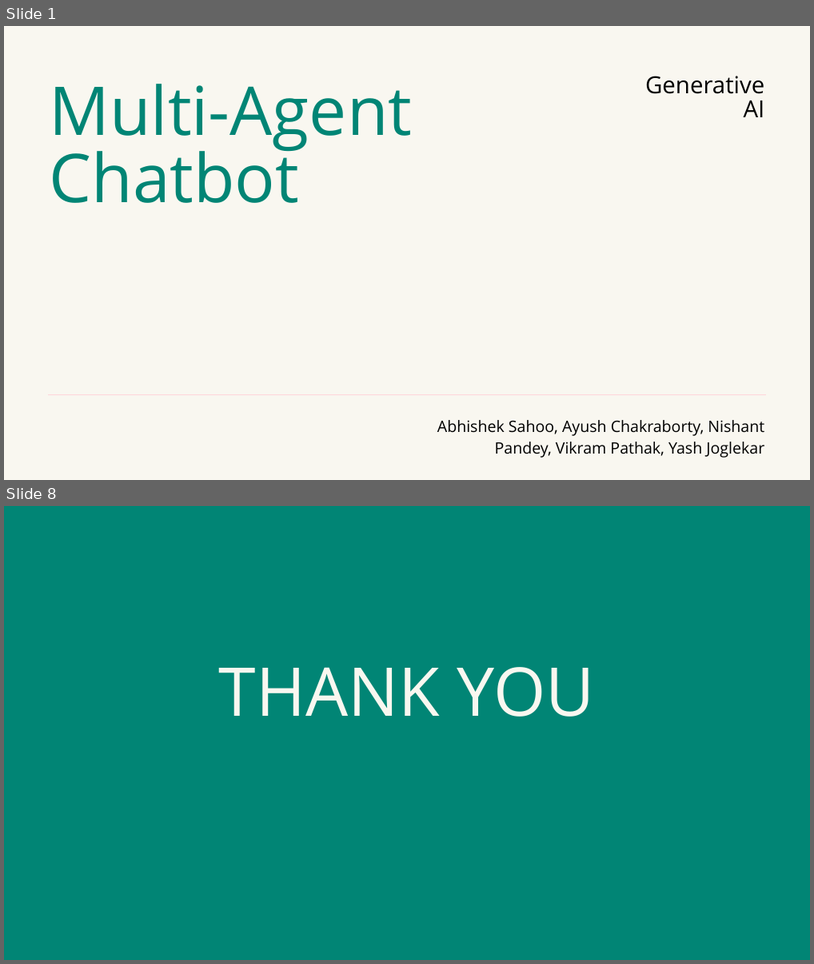
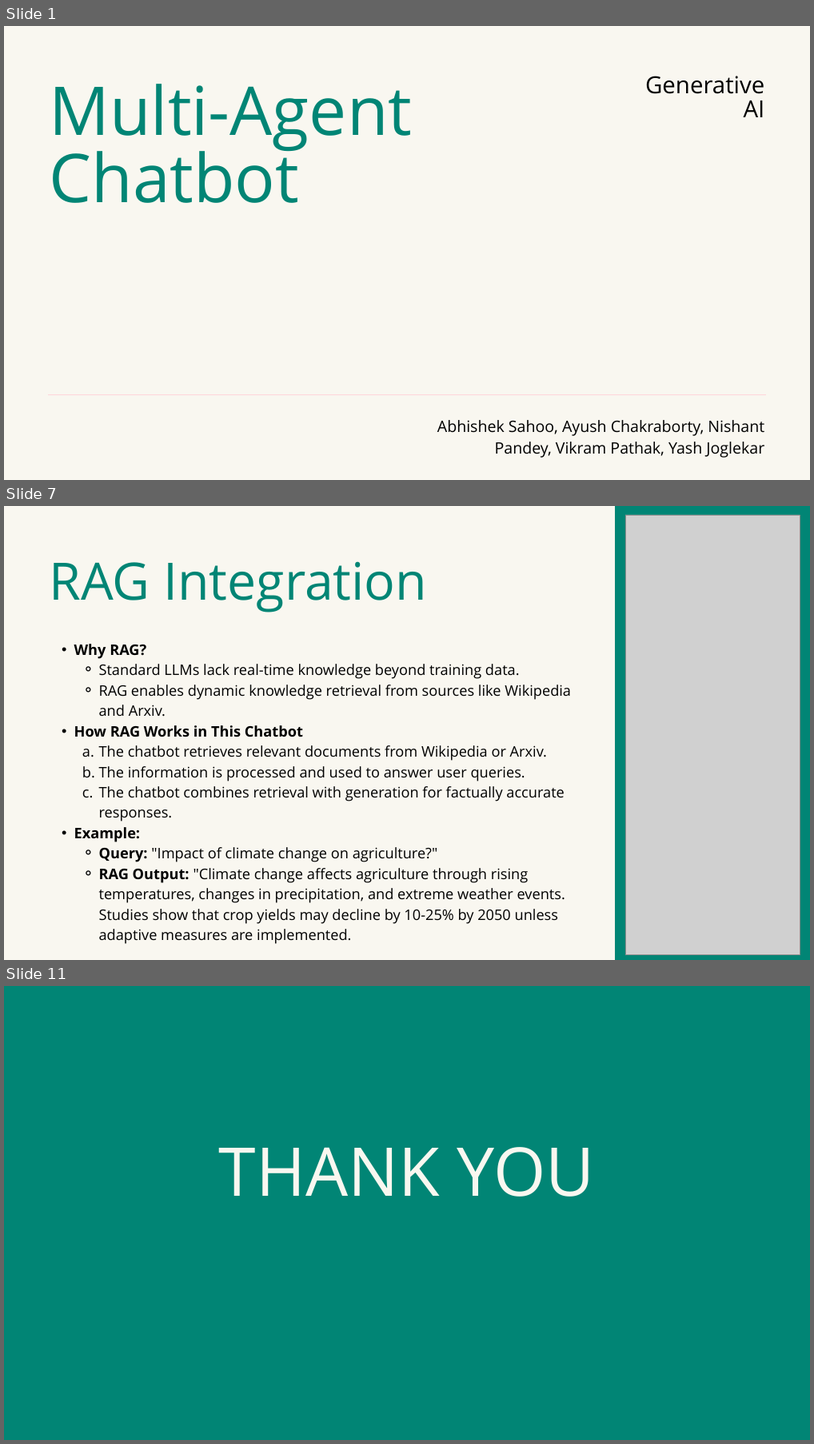
Before and after one commit to YASHBRO/GenAi-Final-Project, a slide deck: Multi-Agent Chatbot.pptx. Shown one above the other, each under a label of ours: slides 1 and 8 before the commit, slides 1, 7 and 11 after it; the slides between them are not shown. The pictures are 814x964 and 814x1444 pixels, drawn with LibreOffice and Linux fonts; fonts in the diff are those of the drawing; grey boxes stand for pictures. Boxes give left, top, right and bottom in pixels: in the first picture for what was removed or moved away, otherwise in the second. Text is boxed around its words. In the diff, an @@ line names an element or a change of style, - is before the commit and + after.

```diff
--- a/Multi-Agent Chatbot.pptx
+++ b/Multi-Agent Chatbot.pptx
@@ slide 7 added at (4,506,810,960), background #F9F7F0 @@
@@ freeform shape added at (615,506,810,960), fill #018575 @@
@@ picture added at (626,515,800,955) @@
@@ text added at (50,561,428,612), 92 pt, text #018575 @@
+RAG Integration
@@ text added at (74,644,571,944), 26 pt, text #000000 @@
+  • Why RAG?
+    ⚬ Standard LLMs lack real-time knowledge beyond training data.
+    ⚬ RAG enables dynamic knowledge retrieval from sources like Wikipedia and Arxiv.
+  • How RAG Works in This Chatbot
+    a. The chatbot retrieves relevant documents from Wikipedia or Arxiv.
+    b. The information is processed and used to answer user queries.
+    c. The chatbot combines retrieval with generation for factually accurate responses.
+  • Example:
+    ⚬ Query: "Impact of climate change on agriculture?"
+    ⚬ RAG Output: "Climate change affects agriculture through rising temperatures, changes in precipitation, and extreme weather events. Studies show that crop yields may decline by 10-25% by 2050 unless adaptive measures are implemented.
@@ what was slide 8 is now slide 11 @@
```
Also in this commit, not shown: 2 slides changed, 6 other slides added, 4 slides removed.
